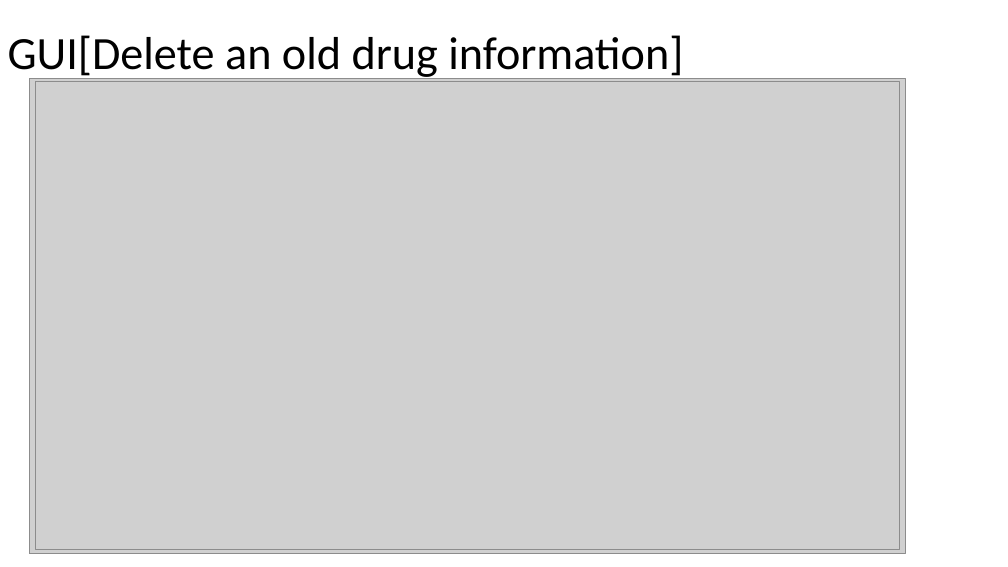
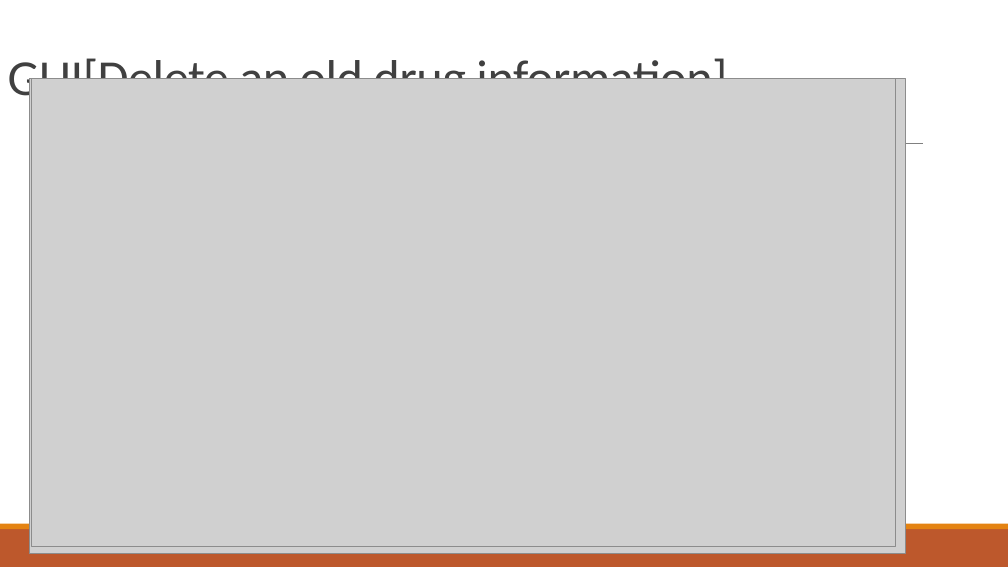
Before and after one commit to MRMRMRMayInternship/metarial, a slide deck: slide 11 of srs/Report.pptx (slide 10 before the commit). Drawn at 1008x567 pixels with LibreOffice and Linux fonts; fonts in the diff are those of the drawing; grey boxes stand for pictures. Boxes give left, top, right and bottom in pixels: in the first picture for what was removed or moved away, otherwise in the second. Text is boxed around its words. In the diff, an @@ line names an element or a change of style, - is before the commit and + after.

```diff
--- a/srs/Report.pptx
+++ b/srs/Report.pptx
@@ title "GUI[Delete an old drug information]" at bbox=[8, 54, 727, 107]: size 44 to 48 pt, text colour #000000 to #404040, letter spacing 0 to -0.5 pt; line spacing 0.9 to 0.85; vertical alignment middle to bottom @@
@@ picture: place and size @@
-picture at bbox=[36, 82, 900, 550]
+picture at bbox=[32, 79, 896, 547]
@@ line added from (99, 144) to (923, 144), #808080 0.5 pt @@
@@ rectangle added at bbox=[0, 529, 1008, 567], fill #BD582C @@
@@ rectangle added at bbox=[0, 524, 1008, 529], fill #E48312 @@
```
Also in this commit, not shown: 15 other slides changed, 3 slides added, 2 slides removed, 6 other files.
